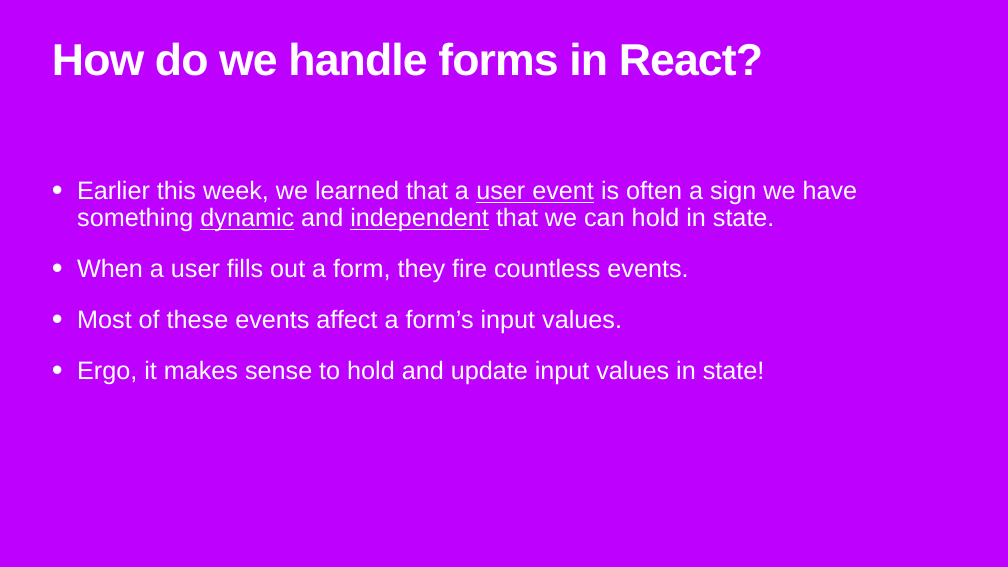
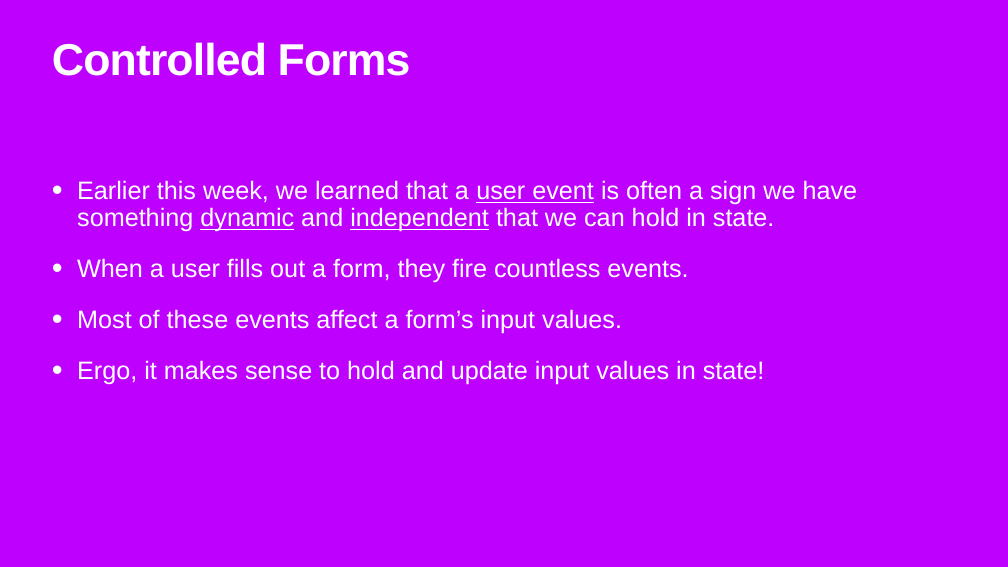
Before and after one commit to rhythms06/flatiron-school, a slide deck: slide 4 of phase-2/forms/slides/forms.pptx (slide 3 before the commit). Drawn at 1008x567 pixels with LibreOffice and Linux fonts; fonts in the diff are those of the drawing; background and template pictures are left out. Boxes give left, top, right and bottom in pixels: in the first picture for what was removed or moved away, otherwise in the second. Text is boxed around its words. In the diff, an @@ line names an element or a change of style, - is before the commit and + after.

```diff
--- a/phase-2/forms/slides/forms.pptx
+++ b/phase-2/forms/slides/forms.pptx
@@ title at (52, 42, 411, 76): text changed @@
-How do we handle forms in React?
+Controlled Forms
```
Also in this commit, not shown: 3 other slides changed, 1 slide added, 2 other files.
